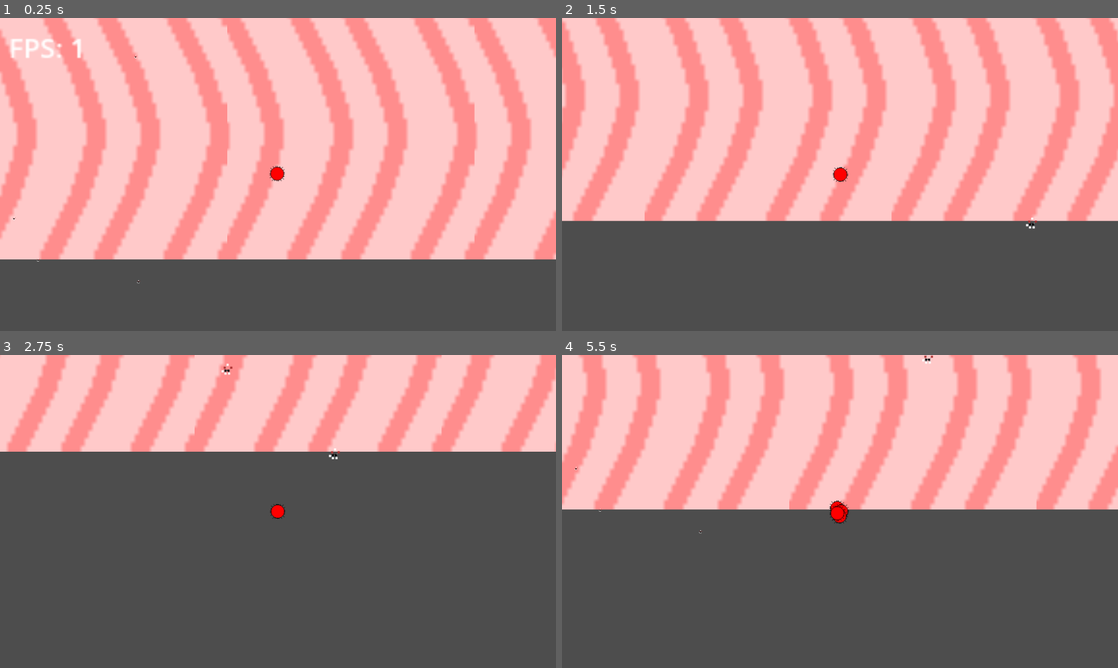
Above: before the commit, frames 1-4 (two rows, left to right).
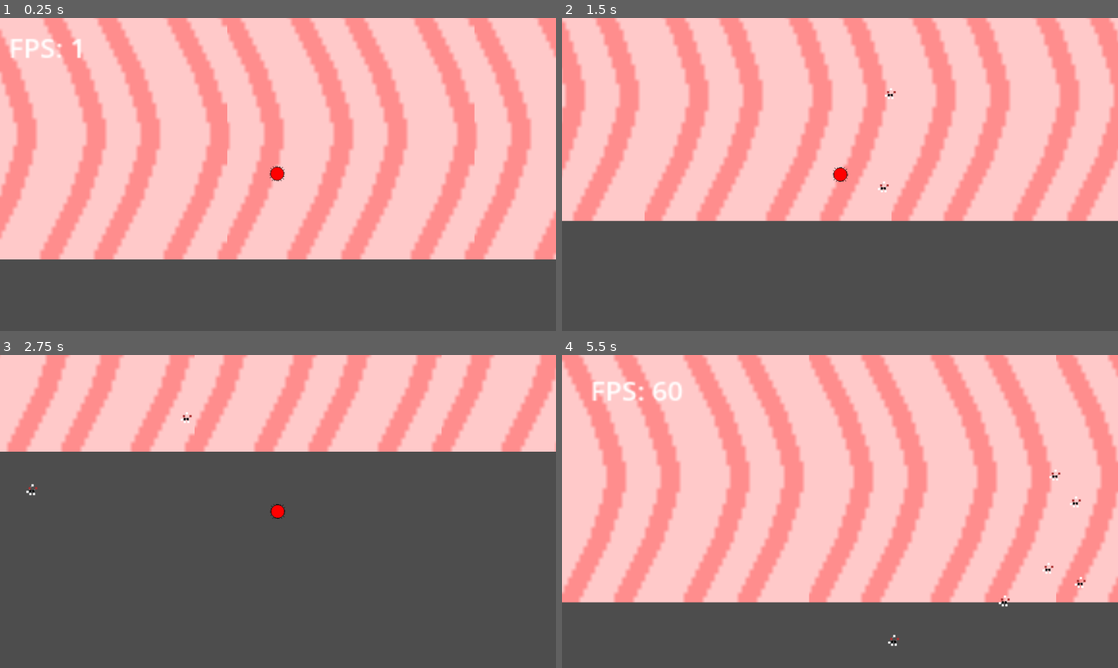
Above: after the commit, the same moments.

Repository: James-Perdue/GMTKJam24
Game: Godot game, scene res://scenes/RootLevel.tscn
Two runs of this game, one before a commit and one after it. Both use one fixed random seed, a clock stepped at 60 frames per second and the inputs below. The engine's default icon, where the game draws it, is replaced by a stand-in: a white triangle on a blue panel in a dark square.
Inputs:
- Up to frame 1 (0.25 s): no input
- Up to frame 2 (1.5 s): hold D (move_right) 0.53-1.28 s; tap Space (action) at 0.6, 1.35 s; hold S (move_down) from 1.28 s (still down)
- Up to frame 3 (2.75 s): release S (move_down) at 2.03 s; hold D (move_right) from 2.03 s (still down); tap Space (action) at 2.1 s
- Up to frame 4 (5.5 s): release D (move_right) at 2.78 s; hold W (move_up) 2.78-3.53 s; tap Space (action) every 0.75 s from 2.85 to 5.1 s; hold A (move_left) 3.53-5.03 s; hold S (move_down) from 5.03 s (still down)

The runs differ from the first frame. In frame 1, less than 0.1% of the frame differs, in the area x 2-26%, y 11-85%; in frame 2, less than 0.1%; in frame 3, 0.1%; in frame 4, 52%, in the area x 0-100%, y 0-94%.

Commit message:
Add metadata and lifetime

Diff:
--- a/Colony.tscn
+++ b/Colony.tscn
@@ -19,4 +19,5 @@
 [node name="CollisionShape2D" type="CollisionShape2D" parent="Area2D"]
 shape = SubResource("CircleShape2D_adoci")
 
+[connection signal="cellDied" from="." to="." method="_on_cell_died"]
 [connection signal="area_entered" from="Area2D" to="." method="_on_area_2d_area_entered"]
--- a/Food.tscn
+++ b/Food.tscn
@@ -4,7 +4,7 @@
 [ext_resource type="Texture2D" uid="uid://cn8v2j81phl6m" path="res://assets/Sugar.png" id="2_jkf5f"]
 
 [sub_resource type="CircleShape2D" id="CircleShape2D_kfj7t"]
-radius = 66.0681
+radius = 10.9949
 
 [node name="Food" type="Area2D"]
 scale = Vector2(1.5, 1.5)
--- a/PlayerController.tscn
+++ b/PlayerController.tscn
@@ -9,3 +9,5 @@
 [node name="Colony" parent="." instance=ExtResource("2_3b7ar")]
 
 [node name="Camera2D" type="Camera2D" parent="Colony"]
+
+[connection signal="colonyDied" from="Colony" to="." method="_on_colony_colony_died"]
--- a/cell.gd
+++ b/cell.gd
@@ -2,16 +2,24 @@
 var speed = 100  # Adjust the speed as needed
 var target_position = Vector2()
 var color : String
+var lifeTime : int
 
 @onready var cellAnim = $CellAnimation;
+func initialize(speed : int, color : String, lifeTime : int) -> void:
+	if(speed > 0):
+		self.speed = speed
+	self.color = color
+	self.lifeTime = lifeTime
 
 func _ready() -> void:
 	cellAnim.modulate = Color(color)
 	cellAnim.play("wiggle")
-	print(color)
 	randomize()
 	target_position = get_parent().get_random_point_in_circle(get_parent().colonyRadius)
 	move_to_target()
+
+	await get_tree().create_timer(5).timeout
+	queue_free()
 
 func move_to_target():
 	var direction = (target_position - position).normalized()
@@ -21,3 +29,6 @@
 
 func _process(_delta: float) -> void:
 	move_to_target()
+
+func _exit_tree() -> void:
+	get_parent().cellDied.emit(self)
--- a/colony.gd
+++ b/colony.gd
@@ -7,9 +7,14 @@
 var velocity = Vector2.ZERO
 var cells = []
 var food = 0
+var cellLifeTime = 20
+
+signal cellDied(cell : Area2D)
+signal colonyDied()
 
 # Called when the node enters the scene tree for the first time.
 func _ready() -> void:
+	self.set_meta("type", "colony")
 	for i in range(1):
 		spawnCell()
 	#print(get_tree().current_scene)
@@ -29,7 +34,7 @@
 
 func spawnCell():
 	var cellInstance = Cell.instantiate()
-	cellInstance.color = "red"
+	cellInstance.initialize(0, "red", cellLifeTime)
 	add_child(cellInstance)
 	if(len(cells) > 0):
 		cellInstance.position = cells[-1].position
@@ -51,6 +56,17 @@
 
 
 func _on_area_2d_area_entered(area: Area2D) -> void:
-	if area.get_parent() != self && area.isFood == true:
-		area.queue_free()
-		food += 1
+	if area.has_meta("type"):
+		var type = area.get_meta("type")
+		if type == "food":
+			area.queue_free()
+			food += 1
+		if type == "colony":
+			pass
+
+func _on_cell_died(cell: Area2D) -> void:
+	cells.erase(cell)
+	updateColony()
+	if(len(cells) <= 0):
+		colonyDied.emit()
+		queue_free()
--- a/food.gd
+++ b/food.gd
@@ -1,3 +1,6 @@
 extends Area2D
 
 var isFood = true
+
+func _ready() -> void:
+	self.set_meta("type", "food")
--- a/player_controller.gd
+++ b/player_controller.gd
@@ -1,5 +1,7 @@
 extends Node2D
 var colony: Node2D
+
+signal gameOver(won : bool)
 # Called when the node enters the scene tree for the first time.
 func _ready() -> void:
 	colony = $Colony
@@ -12,20 +14,12 @@
 		colony.splitCell()
 
 	var input_vector = Vector2.ZERO
-	#var screenSize = get_viewport_rect().size
-
-	#if(colony.position.x < -screenSize.x * .5):
-		#input_vector.x = Input.get_action_strength("move_right")
-	#elif (colony.position.x > screenSize.x * .5):
-		#input_vector.x = - Input.get_action_strength("move_left")
-	#else:
-		#input_vector.x = Input.get_action_strength("move_right") - Input.get_action_strength("move_left")
-	#if(colony.position.y > screenSize.y * .5):
-		#input_vector.y = - Input.get_action_strength("move_up")
-	#elif (colony.position.y < -screenSize.y * .5):
-		#input_vector.y = Input.get_action_strength("move_down")
-	#else:
 	input_vector.x = Input.get_action_strength("move_right") - Input.get_action_strength("move_left")
 	input_vector.y = Input.get_action_strength("move_down") - Input.get_action_strength("move_up")
 	#print(input_vector)
 	colony.move(input_vector)
+
+
+func _on_colony_colony_died() -> void:
+	gameOver.emit(false)
+	queue_free()
--- a/scenes/RootLevel.tscn
+++ b/scenes/RootLevel.tscn
@@ -1,9 +1,8 @@
-[gd_scene load_steps=6 format=4 uid="uid://nwy5vuwjgas0"]
+[gd_scene load_steps=5 format=4 uid="uid://nwy5vuwjgas0"]
 
 [ext_resource type="Script" path="res://scenes/root_level.gd" id="1_2vcth"]
 [ext_resource type="PackedScene" uid="uid://clhgopfoq7iyb" path="res://PlayerController.tscn" id="1_lfa0c"]
 [ext_resource type="Script" path="res://scenes/fpsLabel.gd" id="2_j4yvl"]
-[ext_resource type="PackedScene" uid="uid://d3kydmjnjc5pl" path="res://Food.tscn" id="3_nr674"]
 [ext_resource type="TileSet" uid="uid://ck5vcsja7w6n0" path="res://IntestineTiles.tres" id="3_rx04a"]
 
 [node name="RootLevel" type="Node2D"]
@@ -24,23 +23,9 @@
 scale = Vector2(3.5606, 3.25453)
 script = ExtResource("2_j4yvl")
 
-[node name="Food" parent="." instance=ExtResource("3_nr674")]
-position = Vector2(120, 515)
-scale = Vector2(0.40244, 0.44681)
-
-[node name="Food2" parent="." instance=ExtResource("3_nr674")]
-position = Vector2(328, 560)
-scale = Vector2(0.40244, 0.44681)
-
-[node name="Food3" parent="." instance=ExtResource("3_nr674")]
-position = Vector2(322, 94)
-scale = Vector2(0.40244, 0.44681)
-
-[node name="Food4" parent="." instance=ExtResource("3_nr674")]
-position = Vector2(70, 429)
-scale = Vector2(0.40244, 0.44681)
-
 [node name="FoodTimer" type="Timer" parent="."]
+wait_time = 0.75
 autostart = true
 
+[connection signal="gameOver" from="PlayerController" to="." method="_on_player_controller_game_over"]
 [connection signal="timeout" from="FoodTimer" to="." method="_on_food_timer_timeout"]
--- a/scenes/root_level.gd
+++ b/scenes/root_level.gd
@@ -10,12 +10,16 @@
 func _on_food_timer_timeout() -> void:
 
 	var screenSize = get_viewport_rect().size
-	var x = randf_range(camera.global_position.x - screenSize.x * .5, camera.global_position.x + screenSize.x * .5)
-	var y = randf_range(camera.global_position.y - screenSize.y * .5, camera.global_position.y + screenSize.y * .5)
+	if(camera):
+		var x = randf_range(camera.global_position.x - screenSize.x * .3, camera.global_position.x + screenSize.x * .3)
+		var y = randf_range(camera.global_position.y - screenSize.y * .3, camera.global_position.y + screenSize.y * .3)
 
-	var foodInstance = Food.instantiate()
-	add_child(foodInstance)
+		var foodInstance = Food.instantiate()
+		add_child(foodInstance)
+		foodInstance.position.x = x
+		foodInstance.position.y = y
 
-	print(foodInstance.name)
-	foodInstance.position.x = x
-	foodInstance.position.y = y
+
+func _on_player_controller_game_over(won: bool) -> void:
+	$FoodTimer.stop()
+	$FoodTimer.queue_free() # Replace with function body.
